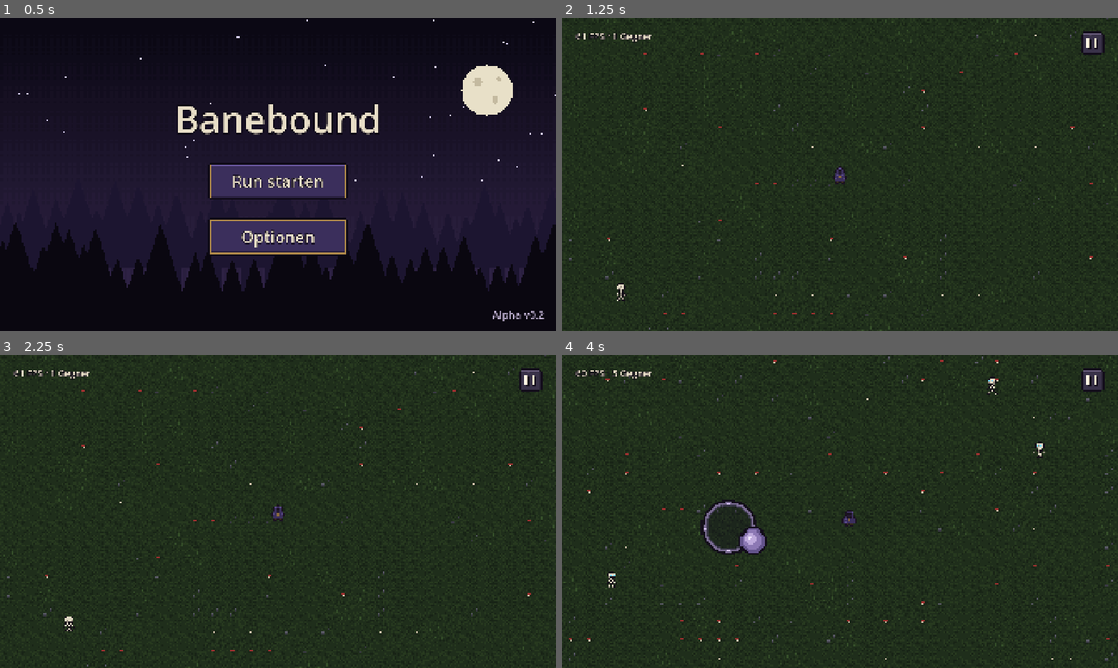
Above: before the commit, frames 1-4 (two rows, left to right).
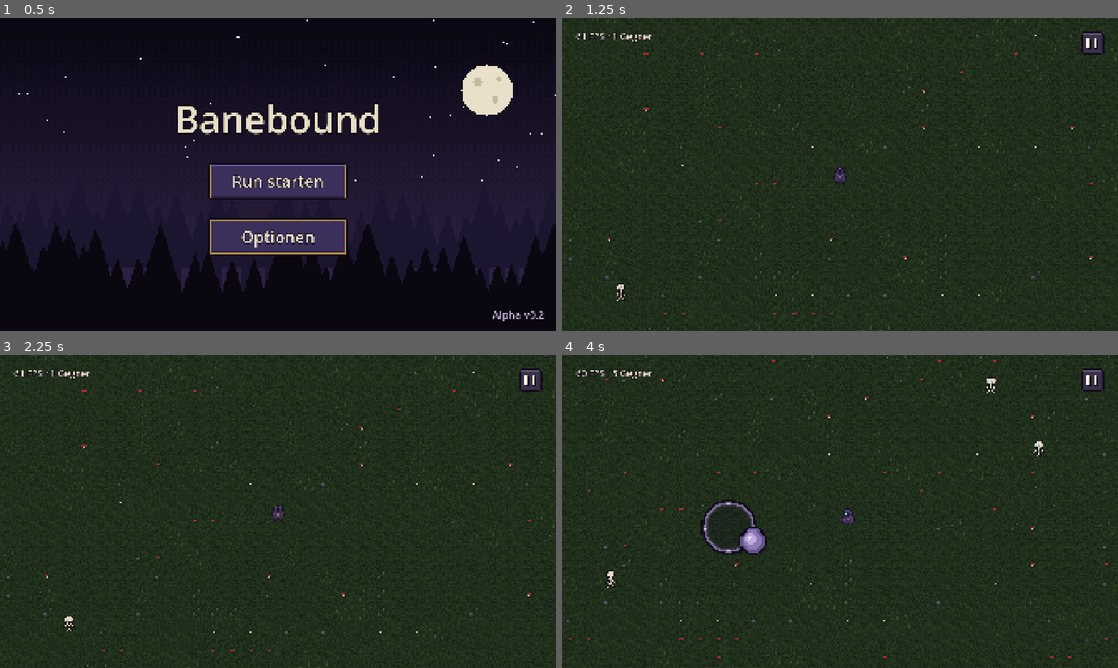
Above: after the commit, the same moments.

Repository: Slydee23/android-bullet-heaven
Game: Godot game, scene res://ui/main_menu.tscn
The game is run twice, just before and just after one commit, with the same random seed, the same clock (stepped at 60 frames per second) and the same inputs.
Inputs (mouse positions are in pixels of both pictures, inside the frame that each line leads up to):
- Up to frame 1 (0.5 s): no input
- Up to frame 2 (1.25 s): click "Run starten" at 0.5 s
- Up to frame 3 (2.25 s): click (528, 380) at 1.25 s; click "Weiter" at 2 s
- Up to frame 4 (4 s): move the mouse to (962, 495) at 2.77 s; hold D 2.78-3.5 s; click (962, 495) at 2.92 s; drag from (728, 527) to (812, 574) at 3.52 s

Frame 1 is identical in both runs. In frame 2, less than 0.1% of the frame differs, in the area x 15-85%, y 10-90%; in frame 3, less than 0.1%; in frame 4, 1.4%, in the area x 0-100%, y 0-99%.

Commit message:
M3a++: dynamic camera zoom as default
Co-Authored-By: Claude Opus 5.5 <noreply@anthropic.com>

Diff:
--- a/localization/translations.csv
+++ b/localization/translations.csv
@@ -26,3 +26,4 @@
 DEBUG_CAMERA_ZOOM,Kamera-Zoom
 DEBUG_ZOOM_NEAR,Nah (4×)
 DEBUG_ZOOM_FAR,Weit (3×)
+DEBUG_ZOOM_DYNAMIC,Dynamisch
--- a/scenes/player.tscn
+++ b/scenes/player.tscn
@@ -2,6 +2,7 @@
 
 [ext_resource type="Script" path="res://scripts/player.gd" id="1_script"]
 [ext_resource type="Texture2D" path="res://assets/sprites/characters/hero_idle.png" id="2_idle"]
+[ext_resource type="Script" path="res://scripts/run_camera.gd" id="3_camera"]
 
 [node name="Player" type="Node2D"]
 script = ExtResource("1_script")
@@ -12,5 +13,6 @@
 
 [node name="Camera2D" type="Camera2D" parent="."]
 zoom = Vector2(4, 4)
+script = ExtResource("3_camera")
 position_smoothing_enabled = true
 position_smoothing_speed = 8.0
--- a/scripts/debug_menu.gd
+++ b/scripts/debug_menu.gd
@@ -9,17 +9,20 @@
 
 @onready var zoom_near_button: Button = %ZoomNearButton
 @onready var zoom_far_button: Button = %ZoomFarButton
+@onready var zoom_dynamic_button: Button = %ZoomDynamicButton
 @onready var back_button: Button = %BackButton
 
 
 func _ready() -> void:
 	theme = PixelUI.make_theme()
 
-	zoom_near_button.button_pressed = is_equal_approx(Settings.camera_zoom, Settings.ZOOM_NEAR)
-	zoom_far_button.button_pressed = is_equal_approx(Settings.camera_zoom, Settings.ZOOM_FAR)
+	zoom_near_button.button_pressed = Settings.camera_zoom_mode == Settings.CameraZoomMode.NEAR
+	zoom_far_button.button_pressed = Settings.camera_zoom_mode == Settings.CameraZoomMode.FAR
+	zoom_dynamic_button.button_pressed = Settings.camera_zoom_mode == Settings.CameraZoomMode.DYNAMIC
 
-	zoom_near_button.pressed.connect(Settings.set_camera_zoom.bind(Settings.ZOOM_NEAR))
-	zoom_far_button.pressed.connect(Settings.set_camera_zoom.bind(Settings.ZOOM_FAR))
+	zoom_near_button.pressed.connect(Settings.set_camera_zoom_mode.bind(Settings.CameraZoomMode.NEAR))
+	zoom_far_button.pressed.connect(Settings.set_camera_zoom_mode.bind(Settings.CameraZoomMode.FAR))
+	zoom_dynamic_button.pressed.connect(Settings.set_camera_zoom_mode.bind(Settings.CameraZoomMode.DYNAMIC))
 	back_button.pressed.connect(close)
 
 
--- a/scripts/run.gd
+++ b/scripts/run.gd
@@ -12,6 +12,8 @@
 const PROPS_TEXTURE := preload("res://assets/tiles/forest_props.png")
 const PAUSE_MENU := preload("res://ui/pause_menu.tscn")
 const SKELETON := preload("res://data/enemies/skeleton.tres")
+## Ab so vielen lebenden Gegnern ist der dynamische Zoom ganz draußen (M3: = MAX_ALIVE, ab M7 aus den Wellen-Daten)
+const ZOOM_FULL_ENEMIES := 60
 ## Wie oft die FPS-Anzeige aktualisiert wird (Sekunden)
 const FPS_UPDATE_INTERVAL := 0.5
 
@@ -21,7 +23,7 @@
 @onready var ground: TileMapLayer = $Ground
 @onready var props: Node2D = $Props
 @onready var player: Player = $Player
-@onready var camera: Camera2D = $Player/Camera2D
+@onready var camera: RunCamera = $Player/Camera2D
 @onready var joystick: TouchJoystick = $HUD/TouchJoystick
 @onready var hud: CanvasLayer = $HUD
 @onready var pause_button: TextureButton = $HUD/PauseButton
@@ -51,6 +53,7 @@
 	camera.limit_right = int(arena.size.x)
 	camera.limit_bottom = int(arena.size.y)
 	_apply_zoom()
+	camera.snap_zoom()
 	Settings.changed.connect(_apply_zoom)
 	camera.call_deferred("reset_smoothing")
 
@@ -58,6 +61,7 @@
 
 
 func _process(delta: float) -> void:
+	camera.pressure = enemy_manager.count / float(ZOOM_FULL_ENEMIES)
 	if not fps_label.visible:
 		return
 	_fps_timer -= delta
@@ -87,9 +91,13 @@
 	hud.add_child(_pause_menu)
 
 
-## Zoom-Testwert aus dem Debug-Menü übernehmen (Spawn-Abstand passt sich über das sichtbare Rechteck von selbst an)
+## Zoom-Testmodus aus dem Debug-Menü übernehmen (Spawn-Abstand passt sich über das sichtbare Rechteck von selbst an)
 func _apply_zoom() -> void:
-	camera.zoom = Vector2.ONE * Settings.camera_zoom
+	camera.dynamic = Settings.camera_zoom_mode == Settings.CameraZoomMode.DYNAMIC
+	if Settings.camera_zoom_mode == Settings.CameraZoomMode.FAR:
+		camera.fixed_zoom = RunCamera.ZOOM_FAR
+	else:
+		camera.fixed_zoom = RunCamera.ZOOM_NEAR
 
 
 func _build_ground() -> void:
--- /dev/null
+++ b/scripts/run_camera.gd
@@ -0,0 +1,43 @@
+class_name RunCamera
+extends Camera2D
+## Kamera des Helden. Im dynamischen Modus zoomt sie mit steigendem Gegnerdruck fließend von zoom_near auf zoom_far heraus.
+## Innerhalb einer Wave zoomt sie nie wieder herein (sonst „pumpt“ das Bild beim Töten von Gegnern).
+
+## Kamera-Zoom-Stufen: Nah zeigt weniger, Weit mehr Spielwelt
+const ZOOM_NEAR := 4.0
+const ZOOM_FAR := 3.0
+## Wie schnell sich der Zoom dem Ziel nähert (klein = langsam und weich)
+const ZOOM_SPEED := 0.4
+
+var zoom_near := ZOOM_NEAR
+var zoom_far := ZOOM_FAR
+## false = fester Zoom (fixed_zoom), true = Zoom folgt dem Gegnerdruck
+var dynamic := false
+var fixed_zoom := ZOOM_NEAR
+## Gegnerdruck 0..1, setzt die Run-Szene (z. B. lebende Gegner im Verhältnis zum Wave-Maximum)
+var pressure := 0.0
+
+## Höchster Druck der aktuellen Wave
+var _peak := 0.0
+
+
+func _process(delta: float) -> void:
+	if dynamic:
+		_peak = maxf(_peak, clampf(pressure, 0.0, 1.0))
+	zoom = zoom.lerp(Vector2.ONE * _target_zoom(), 1.0 - exp(-ZOOM_SPEED * delta))
+
+
+## Springt sofort auf den Zielzoom (z. B. beim Run-Start), statt langsam dorthin zu zoomen.
+func snap_zoom() -> void:
+	zoom = Vector2.ONE * _target_zoom()
+
+
+func _target_zoom() -> float:
+	if dynamic:
+		return lerpf(zoom_near, zoom_far, smoothstep(0.0, 1.0, _peak))
+	return fixed_zoom
+
+
+## Neue Wave: Die Kamera zoomt langsam wieder auf zoom_near (ab M7 beim Wave-Start bzw. am Rastplatz).
+func reset_wave() -> void:
+	_peak = 0.0
--- a/scripts/settings.gd
+++ b/scripts/settings.gd
@@ -11,16 +11,15 @@
 ## Erhöhen, wenn sich das Dateiformat ändert (alte Dateien lassen sich dann umwandeln)
 const FILE_VERSION := 1
 const MIN_JOYSTICK_OPACITY := 0.2
-## Kamera-Zoom-Stufen zum Vergleichen (Debug-Menü): Nah zeigt weniger, Weit mehr Spielwelt
-const ZOOM_NEAR := 4.0
-const ZOOM_FAR := 3.0
+## Kamera-Zoom zum Vergleichen (Debug-Menü): Nah 4×, Weit 3×, Dynamisch nach Gegnerdruck (siehe RunCamera)
+enum CameraZoomMode { NEAR, FAR, DYNAMIC }
 
 var joystick_mode := JoystickMode.FLOATING
 var joystick_side := JoystickSide.BOTH
 ## Deckkraft des Joysticks, 0.2..1.0
 var joystick_opacity := 1.0
 ## Nur Testwert (Debug-Menü), bis der Zoom entschieden ist
-var camera_zoom := ZOOM_NEAR
+var camera_zoom_mode := CameraZoomMode.DYNAMIC
 
 
 func _ready() -> void:
@@ -42,9 +41,9 @@
 		joystick_side = JoystickSide.LEFT
 	var opacity: float = config.get_value("controls", "joystick_opacity", joystick_opacity)
 	joystick_opacity = clampf(opacity, MIN_JOYSTICK_OPACITY, 1.0)
-	var zoom: float = config.get_value("debug", "camera_zoom", camera_zoom)
-	if is_equal_approx(zoom, ZOOM_NEAR) or is_equal_approx(zoom, ZOOM_FAR):
-		camera_zoom = zoom
+	var zoom_mode: int = config.get_value("debug", "camera_zoom_mode", camera_zoom_mode)
+	if zoom_mode in CameraZoomMode.values():
+		camera_zoom_mode = zoom_mode as CameraZoomMode
 
 
 func save_settings() -> void:
@@ -53,7 +52,7 @@
 	config.set_value("controls", "joystick_mode", joystick_mode)
 	config.set_value("controls", "joystick_side", joystick_side)
 	config.set_value("controls", "joystick_opacity", joystick_opacity)
-	config.set_value("debug", "camera_zoom", camera_zoom)
+	config.set_value("debug", "camera_zoom_mode", camera_zoom_mode)
 	# Sicher schreiben: erst temporäre Datei, dann ersetzen
 	var temp_path := PATH + ".tmp"
 	if config.save(temp_path) == OK:
@@ -76,8 +75,8 @@
 	_apply(persist)
 
 
-func set_camera_zoom(zoom: float) -> void:
-	camera_zoom = zoom
+func set_camera_zoom_mode(mode: CameraZoomMode) -> void:
+	camera_zoom_mode = mode
 	_apply()
 
 
--- a/ui/debug_menu.tscn
+++ b/ui/debug_menu.tscn
@@ -74,6 +74,14 @@
 button_group = SubResource("ButtonGroup_zoom")
 text = "DEBUG_ZOOM_FAR"
 
+[node name="ZoomDynamicButton" type="Button" parent="Center/Panel/Content/Grid/ZoomButtons"]
+unique_name_in_owner = true
+custom_minimum_size = Vector2(200, 0)
+layout_mode = 2
+toggle_mode = true
+button_group = SubResource("ButtonGroup_zoom")
+text = "DEBUG_ZOOM_DYNAMIC"
+
 [node name="BackButton" type="Button" parent="Center/Panel/Content"]
 unique_name_in_owner = true
 custom_minimum_size = Vector2(320, 96)
Binary file changed: localization/translations.de.translation
Not shown, added: scripts/run_camera.gd.uid
Not shown, changed: PLAN.md
